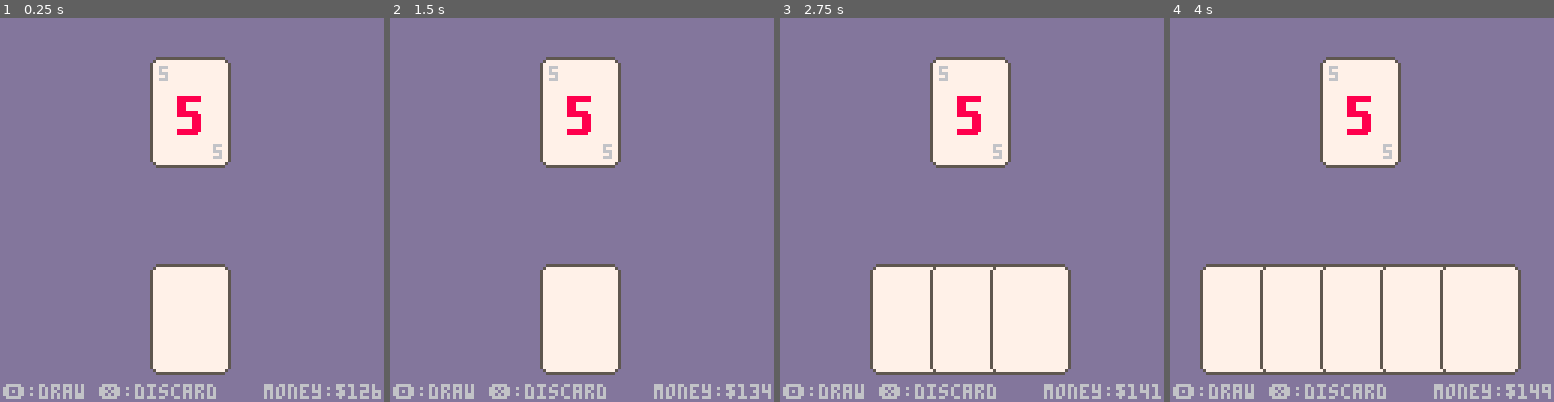
Above: before the commit, frames 1-4 (left to right).
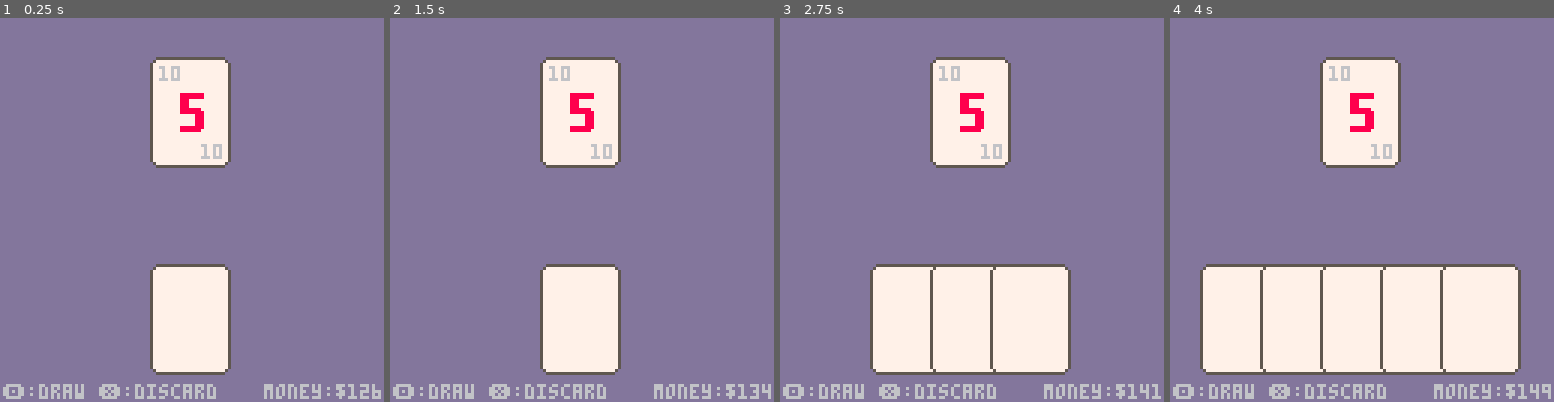
Above: after the commit, the same moments.

Repository: imkittydotcom/p8bj
Game: PICO-8 cartridge p8bj.p8
The game is run twice, just before and just after one commit, with the same random seed, the same clock (stepped at 60 frames per second) and the same inputs.
Inputs:
- Up to frame 1 (0.25 s): no input
- Up to frame 2 (1.5 s): tap X (X key) at 0.33, 1.07 s; tap O (Z key) at 0.7 s
- Up to frame 3 (2.75 s): tap O (Z key) at 1.7, 2.1, 2.5 s; tap X (X key) at 1.85 s
- Up to frame 4 (4 s): tap O (Z key) at 2.9, 3.3, 3.7 s; tap X (X key) at 2.97 s

The runs differ from the first frame. In frame 1, 0.5% of the frame differs, in the area x 41-58%, y 12-37%; in frame 2, 0.5%; in frame 3, 0.5%; in frame 4, 0.5%.

Commit message:
adjust card object draw function for new center icon and multi-digit values

Diff:
--- a/p8bj.p8
+++ b/p8bj.p8
@@ -119,13 +119,14 @@
       4,5)
  -- card corners
  vprint(self.value,_pos+vec(2))
- vprint(self.value,_pos+card_size-vec(5,7))
+ value_len=#tostr(self.value)
+ vprint(self.value,_pos+card_size-vec(1+value_len*4,7))
  -- card center
- vspr(52,_pos+card_half-vec(5,6),
+ vspr(52,_pos+card_half-vec(4,7),
       1,2)
 end
 
-card1=card:new(5)
+card1=card:new(10,"spade")
 
 -->8
 -- display cards
